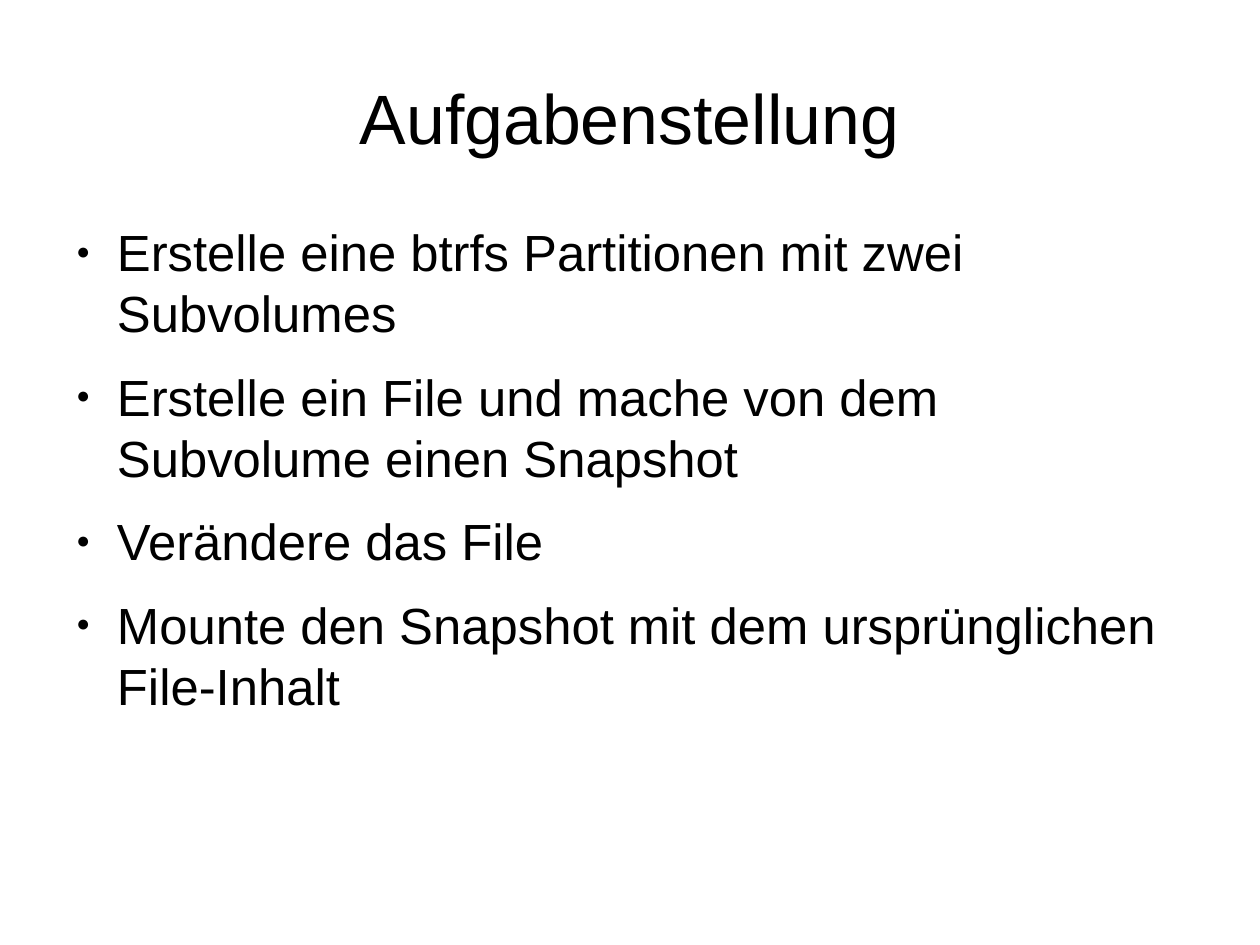
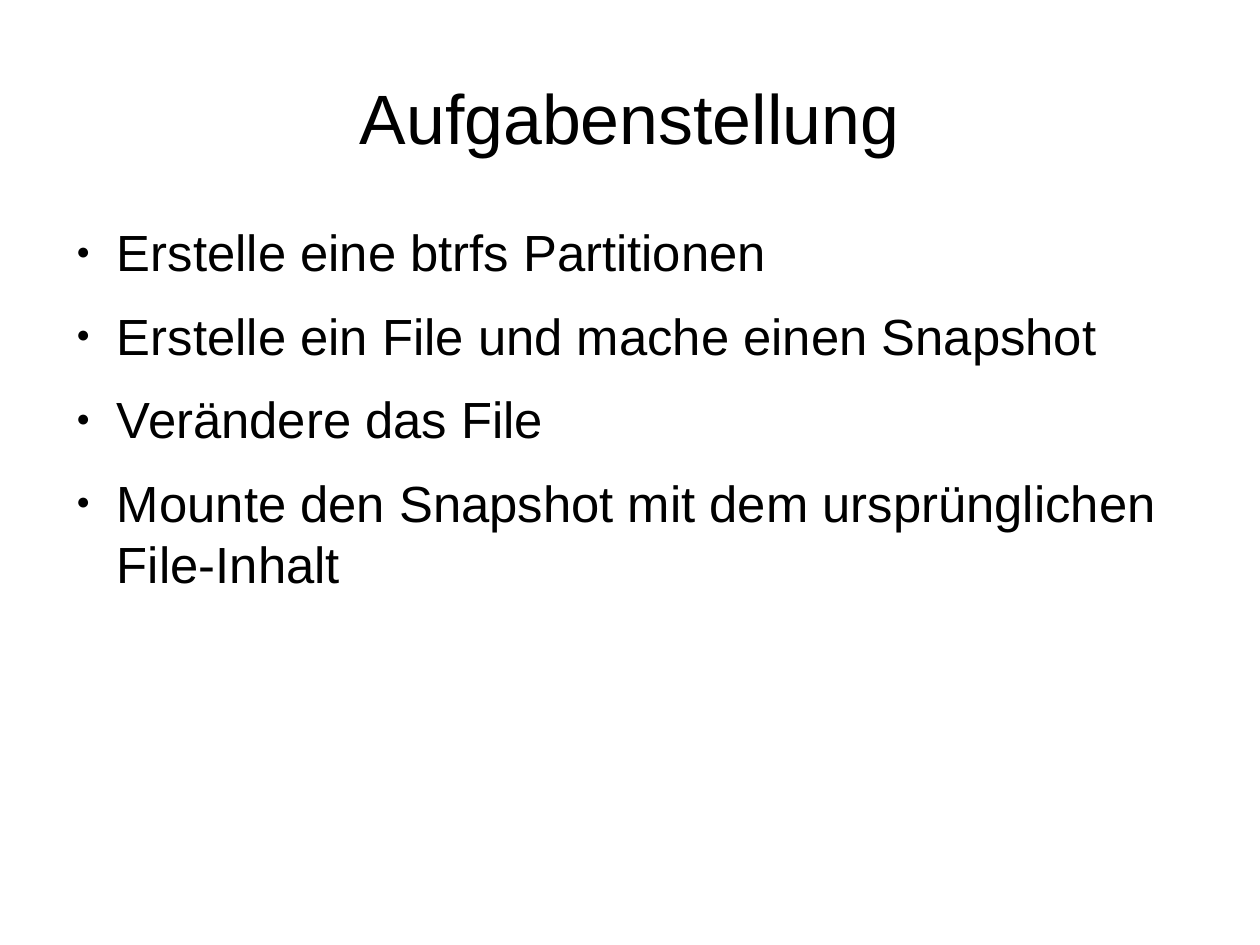
Before and after one commit to adfinis/adsy-trainings, a slide deck: slide 3 of SSA_SUSE-System-Administration/1003_btrfs/modul_btrfs_1003_03_handson.odp. Drawn at 1260x945 pixels with LibreOffice and Linux fonts; fonts in the diff are those of the drawing. Boxes give left, top, right and bottom in pixels: in the first picture for what was removed or moved away, otherwise in the second. Text is boxed around its words. In the diff, an @@ line names an element or a change of style, - is before the commit and + after.

Commit message:
update btrfs

```diff
--- a/SSA_SUSE-System-Administration/1003_btrfs/modul_btrfs_1003_03_handson.odp
+++ b/SSA_SUSE-System-Administration/1003_btrfs/modul_btrfs_1003_03_handson.odp
@@ text at (117, 234, 1097, 365): text changed @@
-● Erstelle eine btrfs Partitionen mit zwei Subvolumes
-● Erstelle ein File und mache von dem Subvolume einen Snapshot
+● Erstelle eine btrfs Partitionen
+● Erstelle ein File und mache einen Snapshot
```
Also in this commit, not shown: 1 other slide changed, 1 other file.
